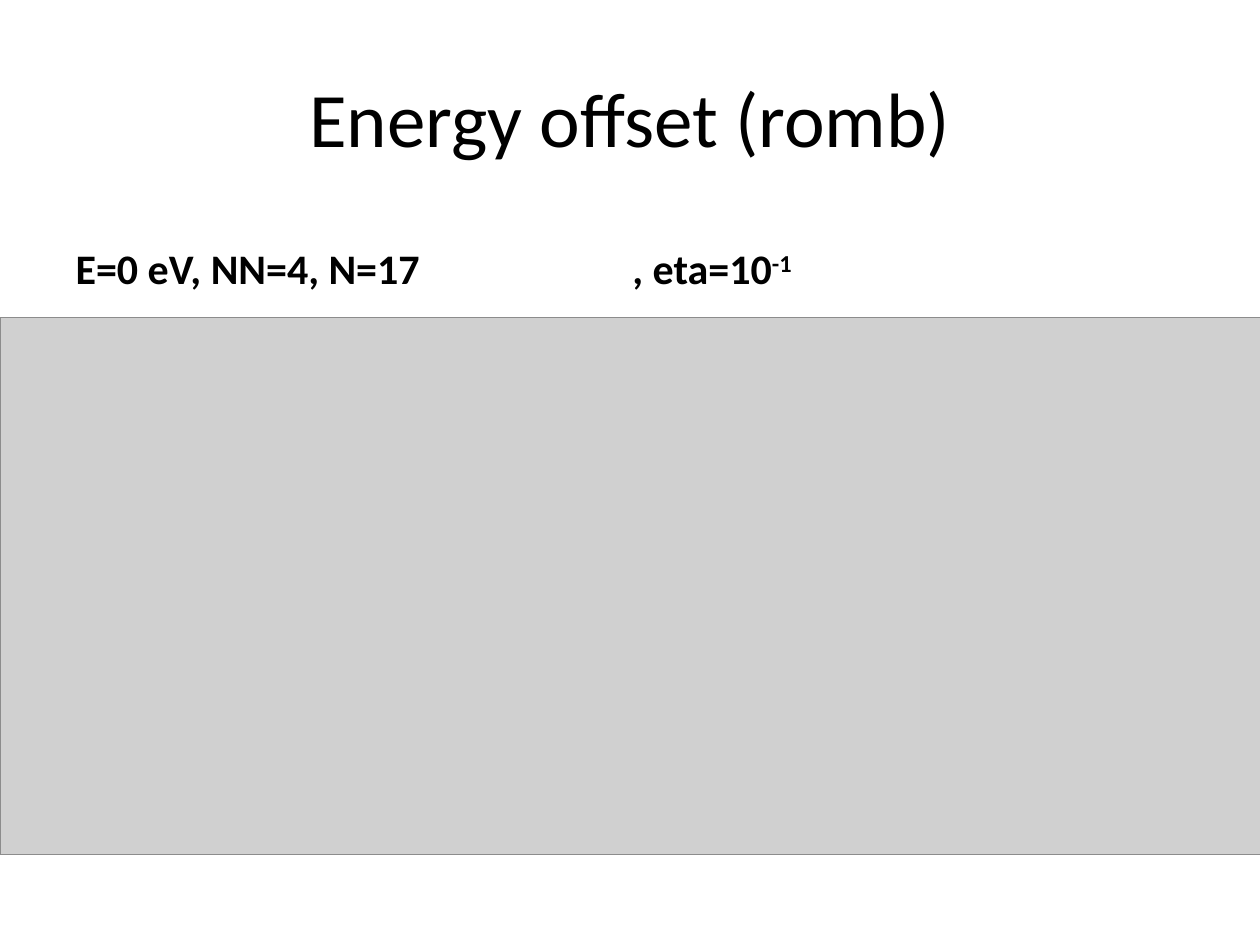
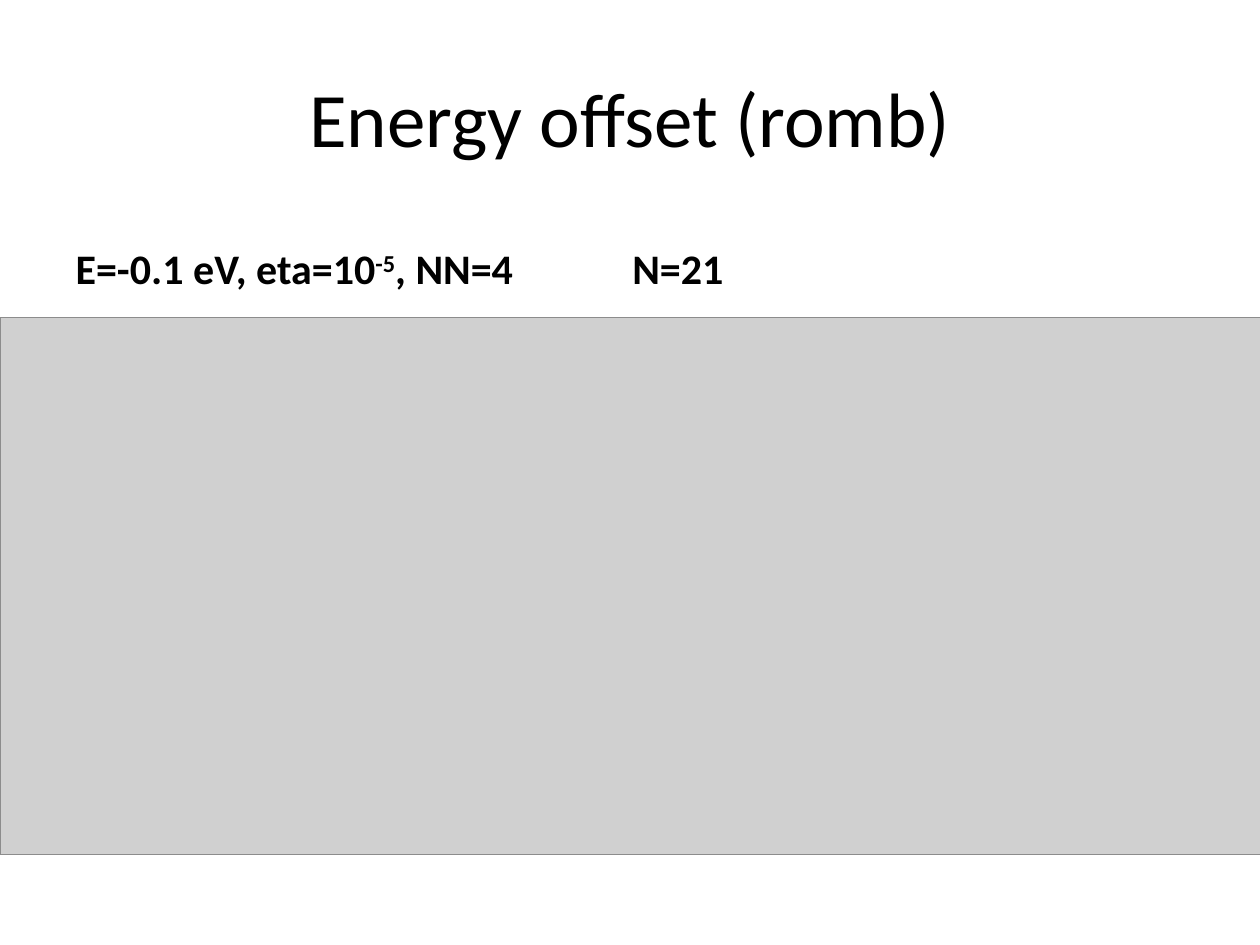
Before and after one commit to BastianValhoj/QTM-ML, a slide deck: slide 15 of meeting_notes/presentation.pptx (slide 13 before the commit). Drawn at 1260x945 pixels with LibreOffice and Linux fonts; fonts in the diff are those of the drawing; grey boxes stand for pictures. Boxes give left, top, right and bottom in pixels: in the first picture for what was removed or moved away, otherwise in the second. Text is boxed around its words. In the diff, an @@ line names an element or a change of style, - is before the commit and + after.

```diff
--- a/meeting_notes/presentation.pptx
+++ b/meeting_notes/presentation.pptx
@@ text at box(76, 256, 513, 290): text changed @@
-E=0 eV, NN=4, N=17
+E=-0.1 eV, eta=10-5, NN=4
@@ text at box(632, 256, 723, 284): text changed @@
-, eta=10-1
+N=21
```
Also in this commit, not shown: 22 other slides changed, 7 slides added, 2 slides removed.
